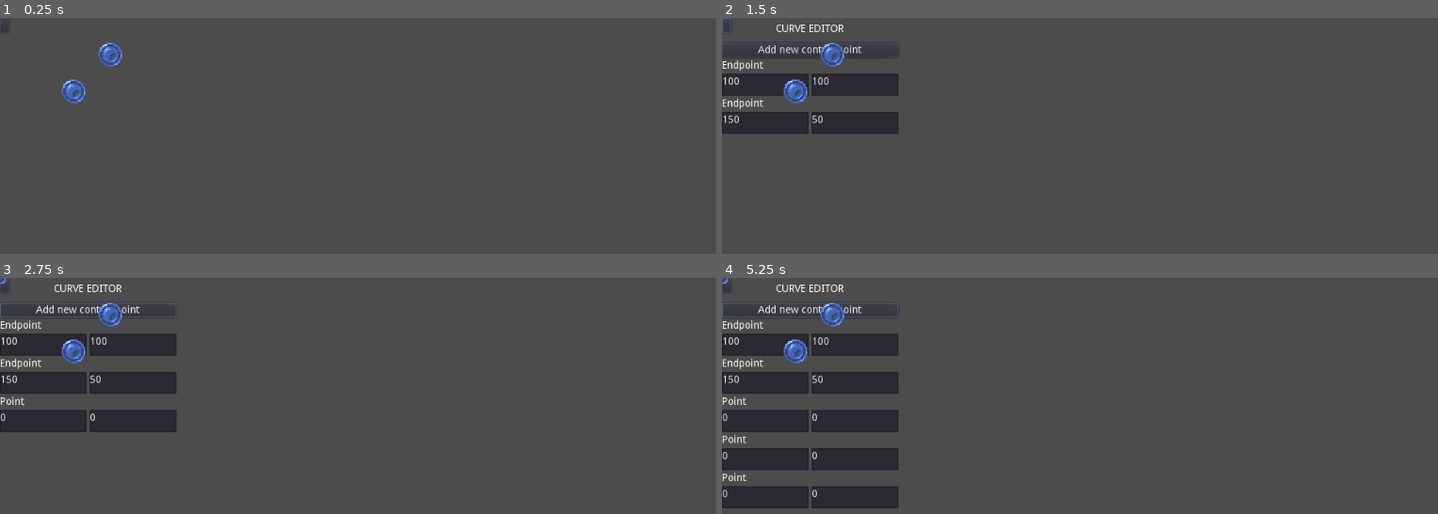
Above: before the commit, frames 1-4 (two rows, left to right).
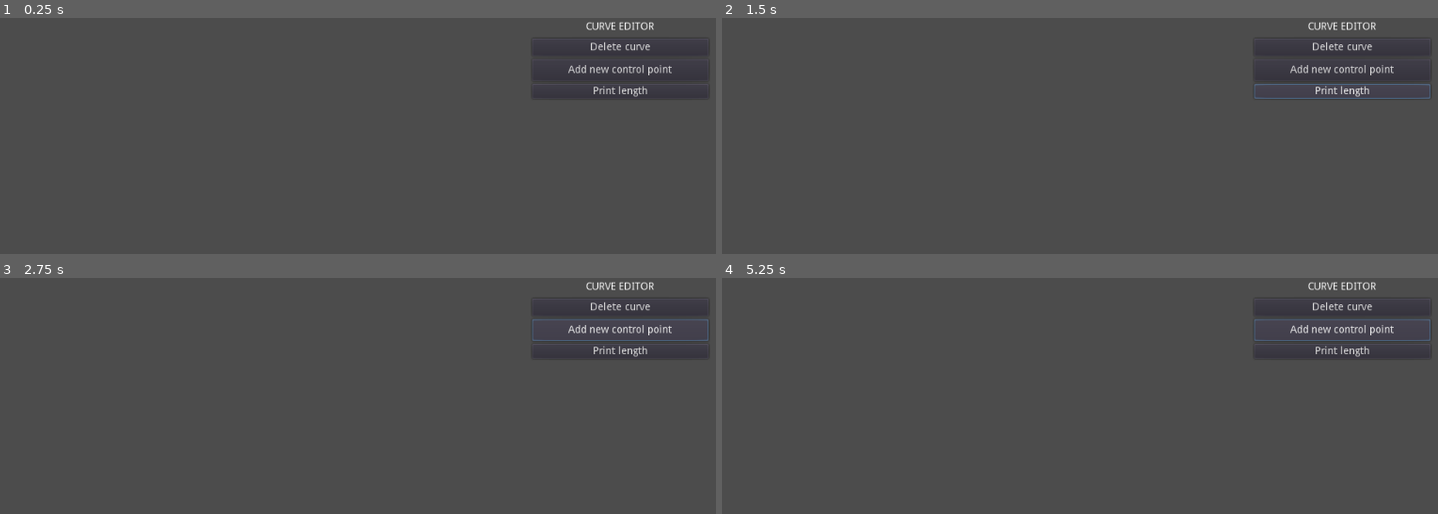
Above: after the commit, the same moments.

Repository: ZucchiniKing12/BezCurveMaker
Game: Godot game, scene res://Main/Main.tscn
The game is run twice, just before and just after one commit, with the same random seed, the same clock (stepped at 60 frames per second) and the same inputs.
Inputs (mouse positions are in pixels of both pictures, inside the frame that each line leads up to):
- Up to frame 1 (0.25 s): no input
- Up to frame 2 (1.5 s): click (729, 25) at 0.52 s; click (1344, 91) at 1.25 s, where only the run after the commit has a clickable "Print length"
- Up to frame 3 (2.75 s): click "Add new control point" at 2 s
- Up to frame 4 (5.25 s): click "Add new control point" at 2.75 s; click (729, 285) at 3.52 s; click (1344, 351) at 4.25 s, where only the run after the commit has a clickable "Print length"; click "Add new control point" at 5 s

The runs differ from the first frame. In frame 1, 1.4% of the frame differs, in the area x 8-98%, y 1-37%; in frame 2, 6.4%; in frame 3, 8.8%; in frame 4, 13%, in the area x 0-99%, y 0-98%.
Error after the commit: Invalid get index 'curve' (on base: 'Nil'). (res://UI/EditMenu/CurveEditor.gd:11)

Commit message:
Lots of cool stuff!
- Basic rendering
- Editing through menu
- Creation and deletion of curves and points
i overran what i was supposed to do in this branch but idc

Diff:
--- a/BezCurve/BezCurve.gd
+++ b/BezCurve/BezCurve.gd
@@ -3,15 +3,32 @@
 
 var endpoints: Array
 var anchors: Array
+var curve: Curve2D
+
+var render_config = RenderConfig.new()
+
+func _ready():
+	$EditButton.connect('pressed', self, 'edit')
+	render_config.color = Color.black
+	render_config.width = 10
+	render_config.connect('render_config_changed', self, '_on_render_config_changed')
+
+func _process(delta):
+	if len(requests) > 0:
+		var latest_req = requests[len(requests) - 1]
+		emit_signal("request_render", latest_req, self)
+		requests.pop_back()
+
+func initialize(pos: Vector2):
+	curve = Curve2D.new()
+	var end1 = create_new_cpoint(pos, true)
+	var end2 = create_new_cpoint(pos + Vector2(50, -50), true)
+	curve.add_point(end1.position)
+	curve.add_point(end2.position)
+	request_render('init')
+	update_button()
 
 var PackedCPoint = preload("res://BezCurve/ControlPoint.tscn")
-
-func _ready():
-	$EditMe.connect('pressed', self, 'edit')
-
-func initialize(pos: Vector2):
-	var end1 = create_new_cpoint(pos, true)
-	var end2 = create_new_cpoint(pos + Vector2(50, -50), true)
 
 func create_new_cpoint(pos: Vector2, end: bool) -> ControlPoint:
 	var newCP = PackedCPoint.instance()
@@ -23,8 +40,33 @@
 	else:
 		anchors.push_back(newCP)
 	$ControlPoints.add_child(newCP)
+	curve.add_point(newCP.position, Vector2(), Vector2(), curve.get_point_count() - 1)
+	update_curve2d()
 	return newCP
 
 func edit():
+	CurveEditor.close()
 	CurveEditor.open()
 	CurveEditor.set_curve(self)
+
+func update_button():
+	$EditButton.set_position(Vector2(min(endpoints[0].position.x, endpoints[1].position.x), min(endpoints[0].position.y, endpoints[1].position.y)))
+	$EditButton.set_size(Vector2(abs(endpoints[0].position.x - endpoints[1].position.x), abs(endpoints[0].position.y - endpoints[1].position.y)))
+
+func update_curve2d():
+	curve.clear_points()
+	for n in endpoints:
+		curve.add_point(n.position)
+	for n in anchors:
+		curve.add_point(n.position, Vector2(), Vector2(), curve.get_point_count() - 1)
+	request_render('curve2d')
+
+signal request_render
+
+var requests: Array
+
+func request_render(reason: String):
+	requests.push_back(reason)
+
+func _on_render_config_changed(change):
+	request_render('config')
--- a/BezCurve/BezCurve.tscn
+++ b/BezCurve/BezCurve.tscn
@@ -5,7 +5,7 @@
 [node name="BezCurve" type="Node2D"]
 script = ExtResource( 1 )
 
-[node name="EditMe" type="Button" parent="."]
+[node name="EditButton" type="Button" parent="."]
 margin_right = 12.0
 margin_bottom = 20.0
 
--- a/BezCurve/ControlPoint.gd
+++ b/BezCurve/ControlPoint.gd
@@ -7,21 +7,8 @@
 var t1 = preload("res://BezCurve/point.png")
 var t2 = preload("res://BezCurve/small_point.png")
 
-func _ready():
-	pass#$Button.connect("button_down", self, 'on_button_down')
-
 func _process(delta):
-	var mouse_coords = get_global_mouse_position()
-
 	$Sprite.texture = t1 if is_endpoint else t2
-
-	if dist(mouse_coords, position) < $Sprite.texture.get_width() * 0.5:
-		$Sprite.scale = Vector2(2, 2)
-	else:
-		$Sprite.scale = Vector2(1, 1)
-
-func dist(a, b):
-	return sqrt((b.x - a.x) * (b.x - a.x) + (b.y - a.y) * (b.y - a.y))
 
 func label():
 	return ('Endpoint' if is_endpoint else 'Point')
--- /dev/null
+++ b/BezCurve/RenderConfig.gd
@@ -0,0 +1,29 @@
+extends Node
+class_name RenderConfig
+
+var color: Color setget set_color
+func set_color(c: Color):
+	request_change('color', c, color)
+	color = c
+
+var width: float setget set_width
+func set_width(w):
+	request_change('width', w, width)
+	width = w
+
+var requests := Array()
+
+func request_change(type, new, old):
+	requests.push_back(
+		{
+			'type': type,
+			'new': new,
+			'old': old
+		})
+
+func _process(delta):
+	var req = requests.pop_front()
+	change_render_config(req)
+
+func change_render_config(change):
+	emit_signal("render_config_changed", { 'type': change.type, 'new': change.new, 'old': change.old})
--- a/Main/Main.gd
+++ b/Main/Main.gd
@@ -1,8 +1,15 @@
 extends Node2D
 
 func _ready():
+	# add the editor as a child so we can see it in the viewport
 	add_child(CurveEditor)
-	create_new_curve(Vector2(100, 100))
+	CurveEditor.set_position(Vector2(get_viewport().size.x - 300, 0))
+
+func _input(event):
+	if event is InputEventMouseButton:
+		if event.button_index == BUTTON_LEFT and event.doubleclick:
+			CurveEditor.close()
+			create_new_curve(event.position)
 
 var PackedBezcurve = preload("res://BezCurve/BezCurve.tscn")
 
@@ -10,4 +17,23 @@
 	var newcurve = PackedBezcurve.instance()
 	newcurve.initialize(pos)
 	$Curves.add_child(newcurve)
+	newcurve.connect('request_render', self, '_on_request_render')
 	return newcurve
+
+func _on_request_render(reason: String, curve: BezCurve):
+	requests.push_back(
+		{
+			'points': curve.curve.get_baked_points(),
+			'color': curve.render_config.color,
+			'width': curve.render_config.width
+		})
+	update()
+
+var requests := Array()
+
+func _draw():
+	var req = requests.pop_front()
+	if req:
+		print(req.color)
+		print(req.width)
+		draw_multiline(req.points, req.color, req.width)
--- a/Main/Main.tscn
+++ b/Main/Main.tscn
@@ -3,6 +3,7 @@
 [ext_resource path="res://Main/Main.gd" type="Script" id=1]
 
 [node name="Main" type="Node2D"]
+z_index = 108
 script = ExtResource( 1 )
 
 [node name="Curves" type="Node" parent="."]
--- a/UI/EditMenu/ControlPointEditor.gd
+++ b/UI/EditMenu/ControlPointEditor.gd
@@ -26,3 +26,4 @@
 func _text_changed():
 	point_position = Vector2( float($Position/X.text), float($Position/Y.text) )
 	point.position = point_position
+	CurveEditor.update()
--- a/UI/EditMenu/ControlPointEditor.tscn
+++ b/UI/EditMenu/ControlPointEditor.tscn
@@ -28,3 +28,9 @@
 margin_right = 1024.0
 margin_bottom = 30.0
 size_flags_horizontal = 3
+
+[node name="DeleteButton" type="Button" parent="."]
+margin_top = 52.0
+margin_right = 1024.0
+margin_bottom = 72.0
+text = "Delete point"
--- a/UI/EditMenu/CurveEditor.gd
+++ b/UI/EditMenu/CurveEditor.gd
@@ -4,7 +4,11 @@
 
 func _ready():
 	$NewCPEButton.connect('pressed', self, '_on_new_CPEButton_pressed')
-	visible = is_open
+	$DeleteButton.connect('pressed', self, '_on_DeleteButton_pressed')
+	$LenButton.connect('pressed', self, 'printLen')
+
+func printLen():
+	print(current_curve.curve.get_baked_length())
 
 var current_curve
 
@@ -12,16 +16,16 @@
 
 func set_curve(curve):
 	current_curve = curve
-	set_global_position(current_curve.position)
 	update()
 
 func update():
 	if len(CPEs) < len(current_curve.endpoints) + len(current_curve.anchors):
 		if len(CPEs) == 0:
 			for cpoint in current_curve.endpoints:
-				CPEs.push_back(create_CPE(cpoint))
+				create_CPE(cpoint)
 			for cpoint in current_curve.anchors:
-				CPEs.push_back(create_CPE(cpoint))
+				create_CPE(cpoint)
+	current_curve.update_curve2d()
 
 func create_CPE(cpoint: ControlPoint) -> ControlPointEditor:
 	var newCPE = PackedCPE.instance()
@@ -29,19 +33,30 @@
 	newCPE.point_position = cpoint.position
 	newCPE.point = cpoint
 	newCPE.label_text = cpoint.label()
+	CPEs.push_back(newCPE)
 	add_child(newCPE)
 	return newCPE
 
 func _on_new_CPEButton_pressed():
+	if !current_curve:
+		return
 	var newcpoint = current_curve.create_new_cpoint(Vector2(0, 0), false)
 	create_CPE(newcpoint)
+
+func _on_DeleteButton_pressed():
+	if !current_curve:
+		return
+	current_curve.queue_free()
+	close()
 
 var is_open := false
 
 func open():
 	is_open = true
-	visible = true
 
 func close():
 	is_open = false
-	visible = false
+	current_curve = null
+	for n in CPEs:
+		n.queue_free()
+	CPEs = []
--- a/UI/EditMenu/CurveEditor.tscn
+++ b/UI/EditMenu/CurveEditor.tscn
@@ -5,21 +5,36 @@
 [node name="CurveEditor" type="VBoxContainer"]
 anchor_right = 1.0
 anchor_bottom = 1.0
-margin_right = -784.0
-margin_bottom = -570.0
+margin_left = -240.0
+margin_right = -1111.0
+margin_bottom = -514.0
 script = ExtResource( 1 )
 
 [node name="Label" type="Label" parent="."]
 margin_right = 240.0
-margin_bottom = 30.0
-rect_min_size = Vector2( 120, 30 )
+margin_bottom = 24.0
+rect_min_size = Vector2( 240, 24 )
 text = "Curve Editor"
 align = 1
 valign = 1
 uppercase = true
 
+[node name="DeleteButton" type="Button" parent="."]
+margin_top = 28.0
+margin_right = 240.0
+margin_bottom = 52.0
+rect_min_size = Vector2( 240, 24 )
+text = "Delete curve"
+
 [node name="NewCPEButton" type="Button" parent="."]
-margin_top = 34.0
+margin_top = 56.0
 margin_right = 240.0
-margin_bottom = 54.0
+margin_bottom = 86.0
+rect_min_size = Vector2( 240, 30 )
 text = "Add new control point"
+
+[node name="LenButton" type="Button" parent="."]
+margin_top = 90.0
+margin_right = 240.0
+margin_bottom = 110.0
+text = "Print length"
--- a/project.godot
+++ b/project.godot
@@ -23,11 +23,17 @@
 "class": "ControlPointEditor",
 "language": "GDScript",
 "path": "res://UI/EditMenu/ControlPointEditor.gd"
+}, {
+"base": "Node",
+"class": "RenderConfig",
+"language": "GDScript",
+"path": "res://BezCurve/RenderConfig.gd"
 } ]
 _global_script_class_icons={
 "BezCurve": "",
 "ControlPoint": "",
-"ControlPointEditor": ""
+"ControlPointEditor": "",
+"RenderConfig": ""
 }
 
 [application]
